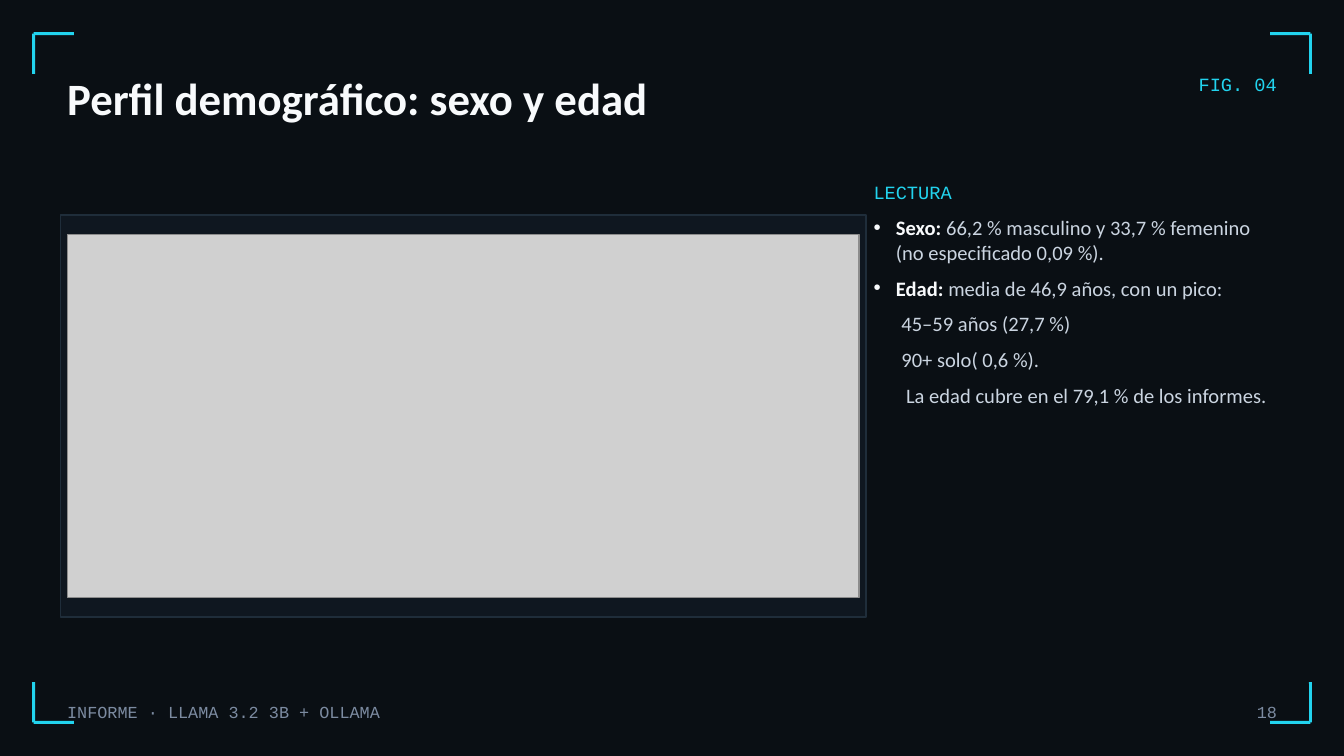
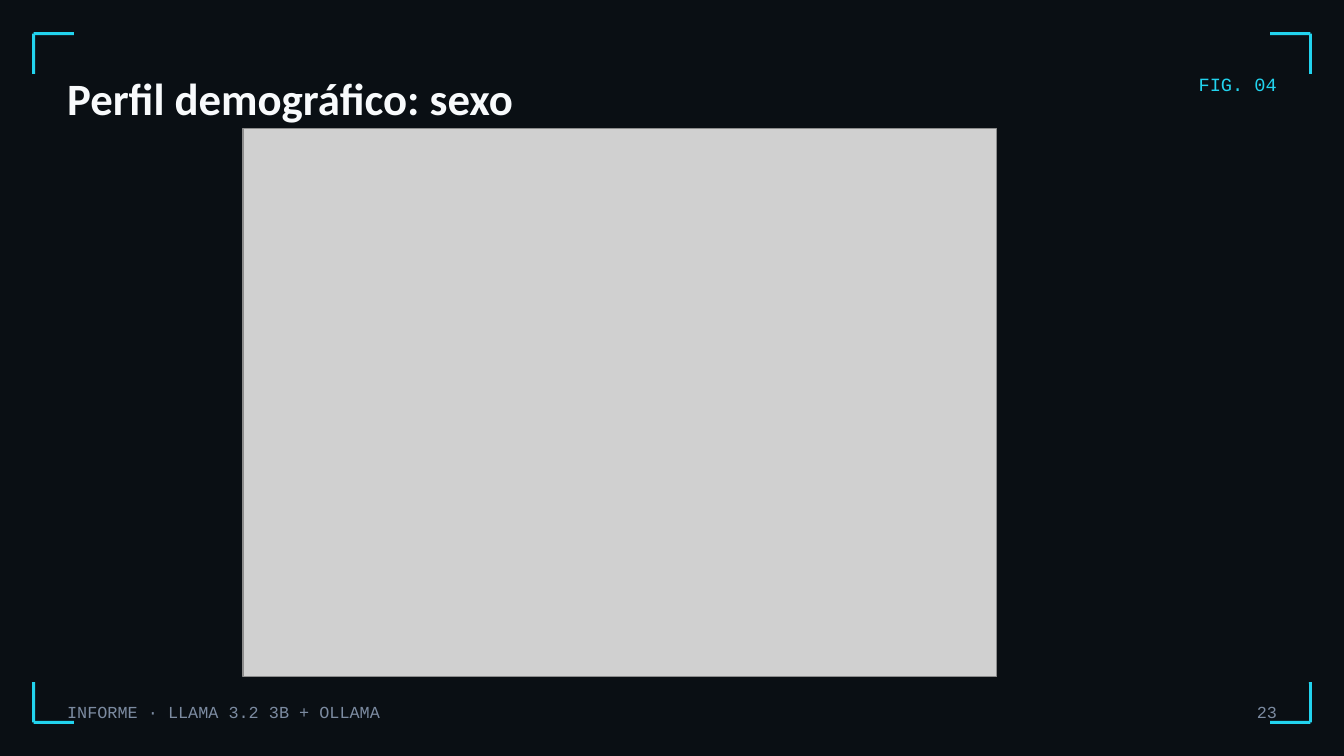
Before and after one commit to osleysorio/itacedemy_repo1_osley, a slide deck: slide 23 of sprint 13/Informe_Llama32_Ollama.pptx (slide 18 before the commit). Drawn at 1344x756 pixels with LibreOffice and Linux fonts; fonts in the diff are those of the drawing; grey boxes stand for pictures. Boxes give left, top, right and bottom in pixels: in the first picture for what was removed or moved away, otherwise in the second. Text is boxed around its words. In the diff, an @@ line names an element or a change of style, - is before the commit and + after.

```diff
--- a/sprint 13/Informe_Llama32_Ollama.pptx
+++ b/sprint 13/Informe_Llama32_Ollama.pptx
@@ title at (67, 83, 513, 123): text changed @@
-Perfil demográfico: sexo y edad
+Perfil demográfico: sexo
@@ picture added at (243, 129, 997, 677) @@
@@ text removed at (874, 186, 952, 199) @@
-LECTURA
@@ rectangle removed at (60, 215, 866, 617) @@
@@ picture removed at (67, 235, 859, 598) @@
@@ text removed at (896, 220, 1266, 406) @@
-• Sexo: 66,2 % masculino y 33,7 % femenino (no especificado 0,09 %).
-• Edad: media de 46,9 años, con un pico:
-45–59 años (27,7 %)
-90+ solo( 0,6 %).
-La edad cubre en el 79,1 % de los informes.
@@ page number at (1257, 707, 1277, 723): text changed @@
-18
+23
```
Also in this commit, not shown: 18 other slides changed, 25 slides added, 14 slides removed, 1 other file.
